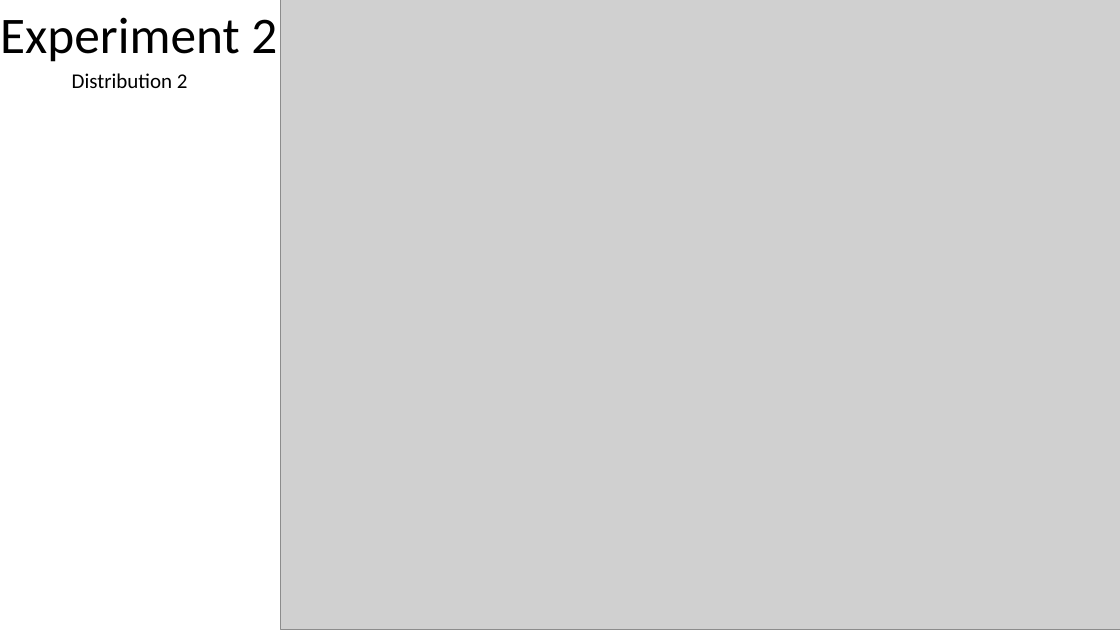
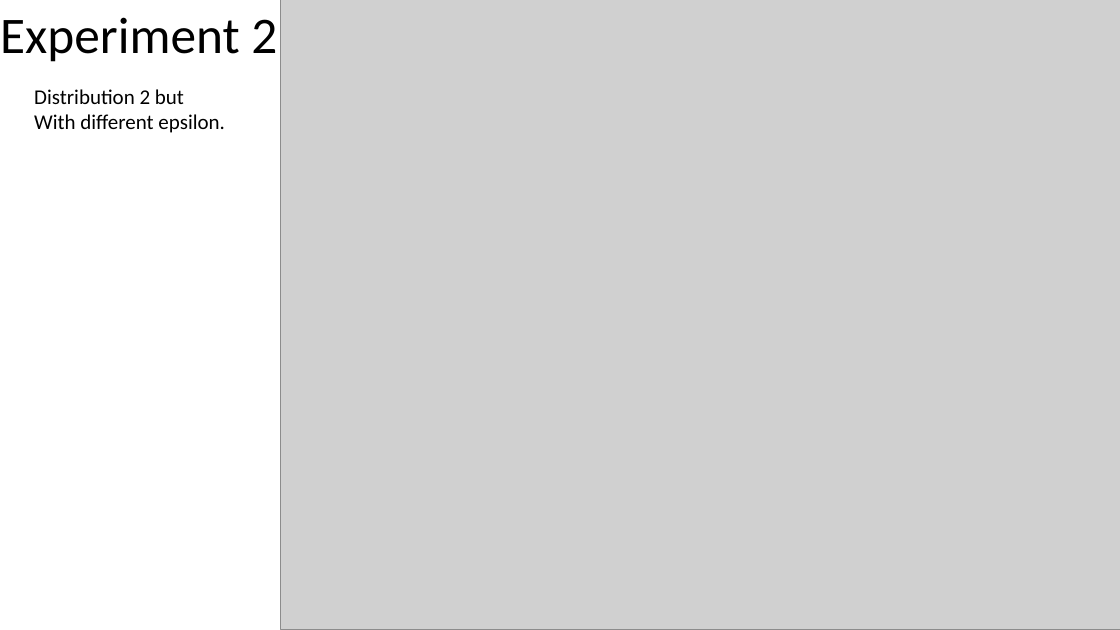
Before and after one commit to mpiffari/ReinforcementLearning2019, a slide deck: slide 11 of Presentation/SDU_SummerSchool_Presentation.pptx. Drawn at 1120x630 pixels with LibreOffice and Linux fonts; fonts in the diff are those of the drawing; grey boxes stand for pictures. Boxes give left, top, right and bottom in pixels: in the first picture for what was removed or moved away, otherwise in the second. Text is boxed around its words. In the diff, an @@ line names an element or a change of style, - is before the commit and + after.

```diff
--- a/Presentation/SDU_SummerSchool_Presentation.pptx
+++ b/Presentation/SDU_SummerSchool_Presentation.pptx
@@ text at [34, 89, 225, 133]: text changed @@
-Distribution 2
+Distribution 2 but
+With different epsilon.
```
Also in this commit, not shown: 12 other slides changed, 8 slides added, 5 slides removed, 4 other files.
